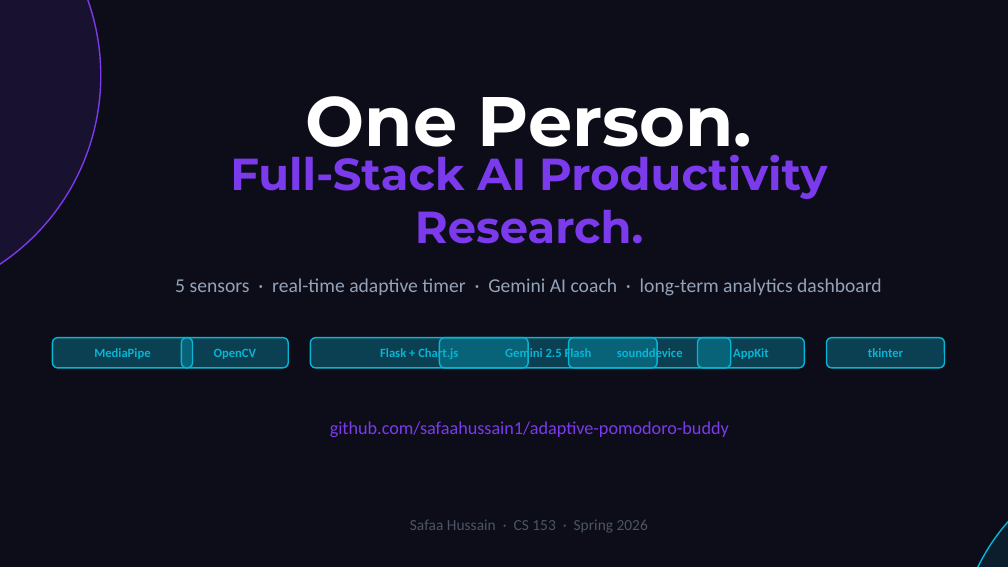
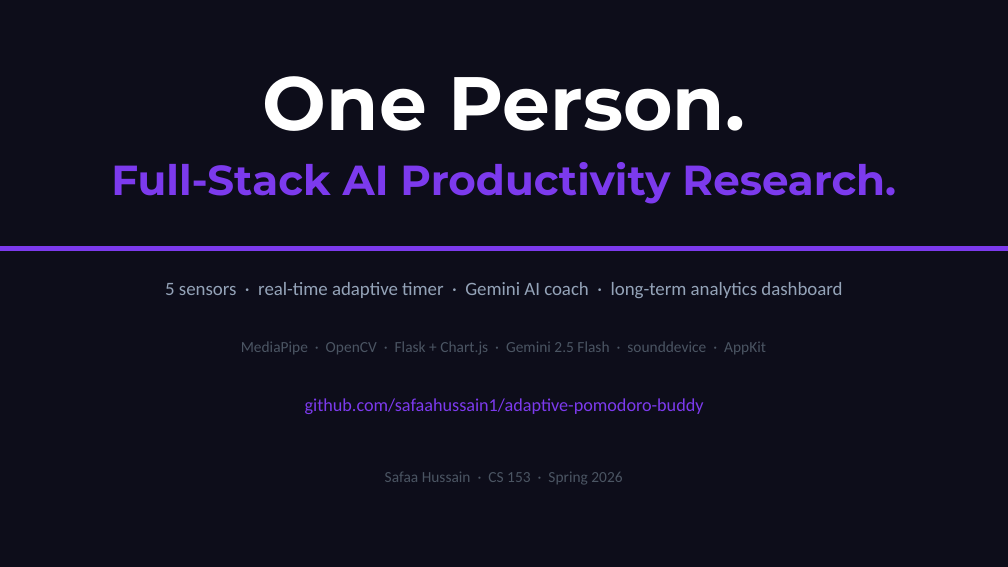
Before and after one commit to safaahussain1/adaptive-pomodoro-buddy, a slide deck: slide 11 of CS153_Pomodoro_Buddy_Slides.pptx (slide 10 before the commit). Drawn at 1008x567 pixels with LibreOffice and Linux fonts; fonts in the diff are those of the drawing. Boxes give left, top, right and bottom in pixels: in the first picture for what was removed or moved away, otherwise in the second. Text is boxed around its words. In the diff, an @@ line names an element or a change of style, - is before the commit and + after.

```diff
--- a/CS153_Pomodoro_Buddy_Slides.pptx
+++ b/CS153_Pomodoro_Buddy_Slides.pptx
@@ ellipse removed at (0,0,101,302) @@
@@ text "One Person.": place and size @@
-text "One Person." at (306,96,753,163)
+text "One Person." at (263,76,745,131)
@@ text "One Person." at (263,76,745,131): size 50 to 54 pt @@
@@ text "Full-Stack AI Productivity Research.": place and size @@
-text "Full-Stack AI Productivity Research." at (230,146,827,244)
+text "Full-Stack AI Productivity Research." at (111,162,896,204)
@@ text "Full-Stack AI Productivity Research." at (111,162,896,204): size 32 to 30 pt @@
@@ rectangle added at (0,247,1008,250), fill #7C3AED, outline #7C3AED 1 pt @@
@@ text "5 sensors · real-time adaptive ...": place and size @@
-text "5 sensors · real-time adaptive ..." at (175,278,882,296)
+text "5 sensors · real-time adaptive ..." at (165,282,842,298)
@@ text "5 sensors · real-time adaptive ..." at (165,282,842,298): size 14 to 13.5 pt @@
@@ rounded rectangle removed at (52,338,193,368) @@
@@ text removed at (94,348,150,359) @@
-MediaPipe
@@ rounded rectangle removed at (181,338,288,368) @@
@@ text removed at (214,349,257,359) @@
-OpenCV
@@ text at (241,341,766,354): text changed; size 9 to 11 pt; text colour #06B6D4 to #4B5563; bold off @@
-Gemini 2.5 Flash
+MediaPipe · OpenCV · Flask + Chart.js · Gemini 2.5 Flash · sounddevice · AppKit
@@ rounded rectangle removed at (310,338,528,368) @@
@@ text removed at (380,347,458,361) @@
-Flask + Chart.js
@@ rounded rectangle removed at (439,338,657,368) @@
@@ rounded rectangle removed at (569,338,731,368) @@
@@ text removed at (617,347,683,361) @@
-sounddevice
@@ rounded rectangle removed at (698,338,804,368) @@
@@ text removed at (733,348,769,359) @@
-AppKit
@@ rounded rectangle removed at (827,338,944,368) @@
@@ text removed at (868,348,903,357) @@
-tkinter
@@ text "github.com/safaahussain1/adaptive-pomodoro-buddy": place and size @@
-text "github.com/safaahussain1/adaptive-pomodoro-buddy" at (330,421,729,437)
+text "github.com/safaahussain1/adaptive-pomodoro-buddy" at (305,398,704,414)
@@ text "Safaa Hussain · CS 153 ...": place and size @@
-text "Safaa Hussain · CS 153 ..." at (410,520,648,533)
+text "Safaa Hussain · CS 153 ..." at (385,472,622,485)
@@ ellipse removed at (958,454,1008,567) @@
```
Also in this commit, not shown: 9 other slides changed, 1 slide added, 3 other files.
